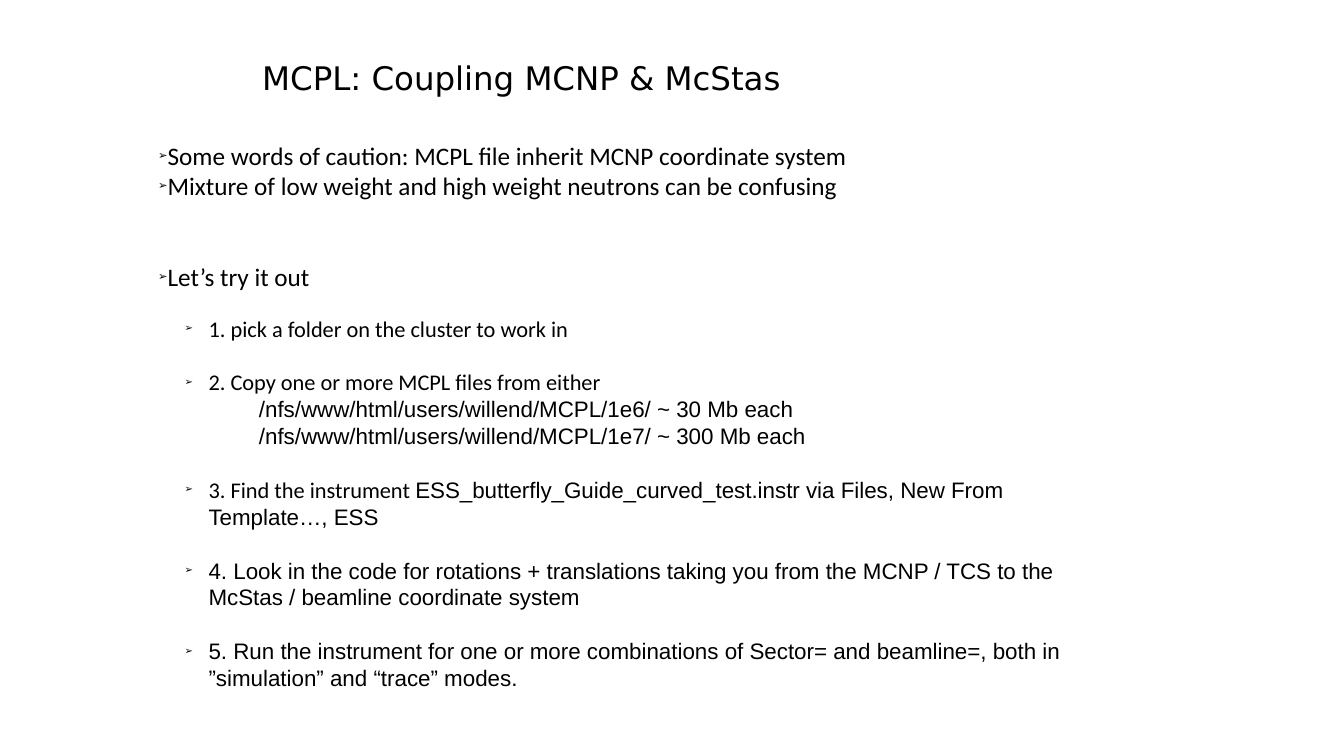
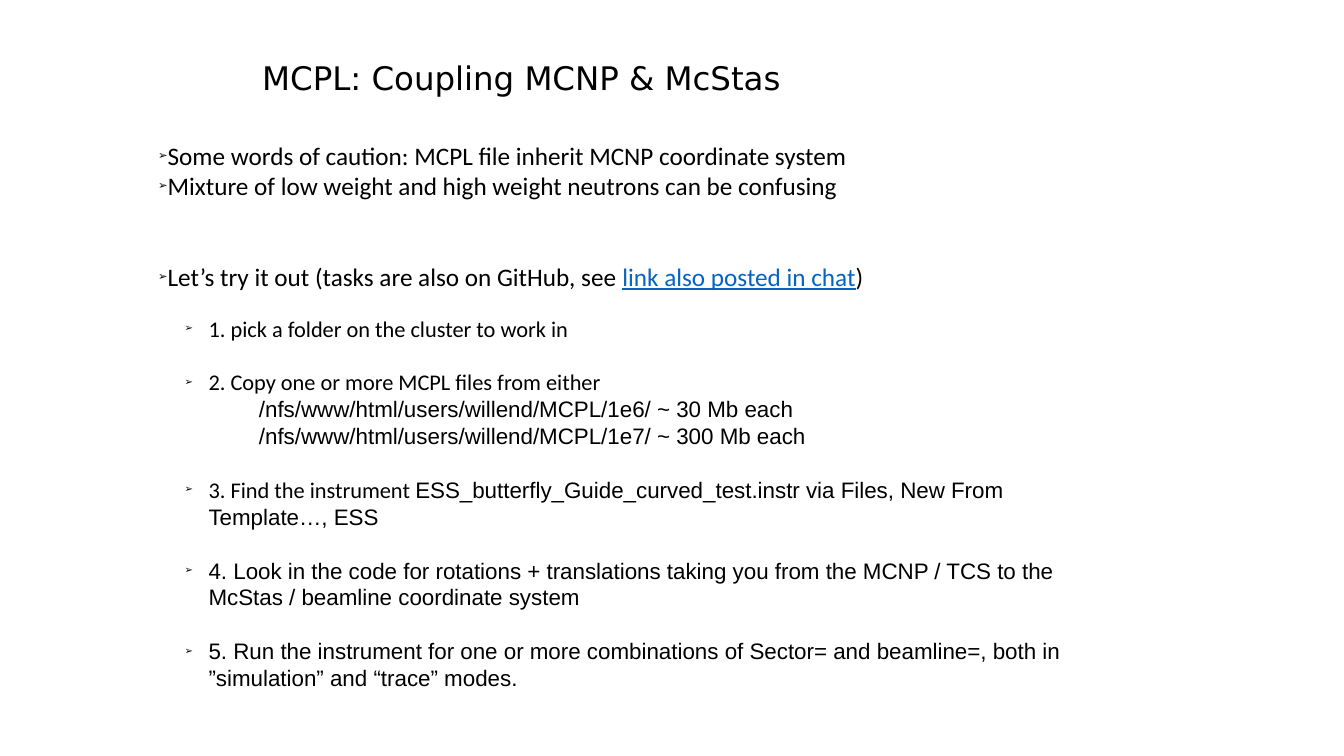
Before and after one commit to McStasMcXtrace/Schools, a slide deck: slide 9 of ESS_May_2021/Wednesday_May_5th/5_Optim_tools,_variance_reduction,_MCPL/MCPL.pptx. Drawn at 1344x756 pixels with LibreOffice and Linux fonts; fonts in the diff are those of the drawing. Boxes give left, top, right and bottom in pixels: in the first picture for what was removed or moved away, otherwise in the second. Text is boxed around its words. In the diff, an @@ line names an element or a change of style, - is before the commit and + after.

Commit message:
Update with link

```diff
--- a/ESS_May_2021/Wednesday_May_5th/5_Optim_tools,_variance_reduction,_MCPL/MCPL.pptx
+++ b/ESS_May_2021/Wednesday_May_5th/5_Optim_tools,_variance_reduction,_MCPL/MCPL.pptx
@@ text at [168,267,863,290]: text changed @@
-➢ Let’s try it out
+➢ Let’s try it out (tasks are also on GitHub, see link also posted in chat)
```
Also in this commit, not shown: 1 other file.
